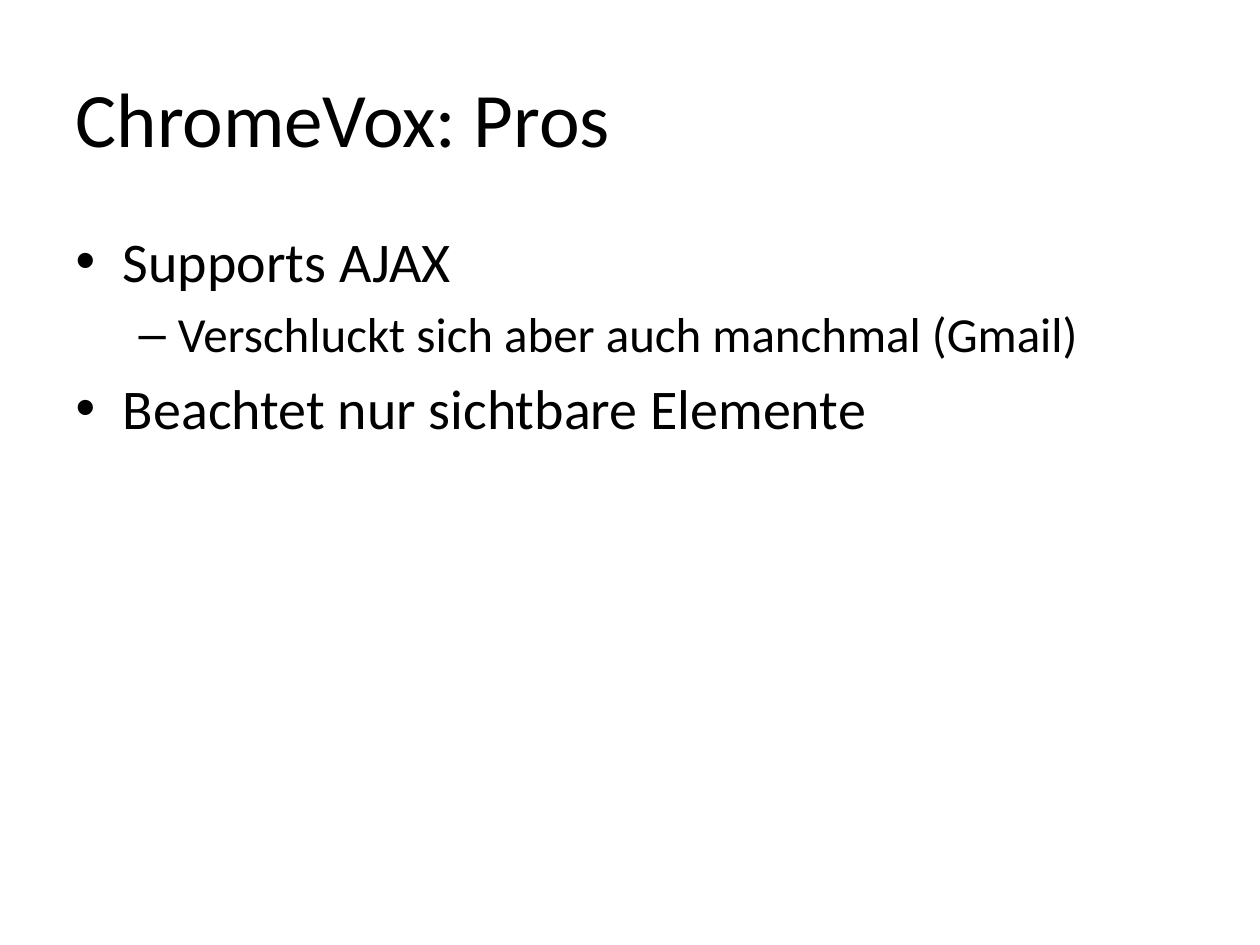
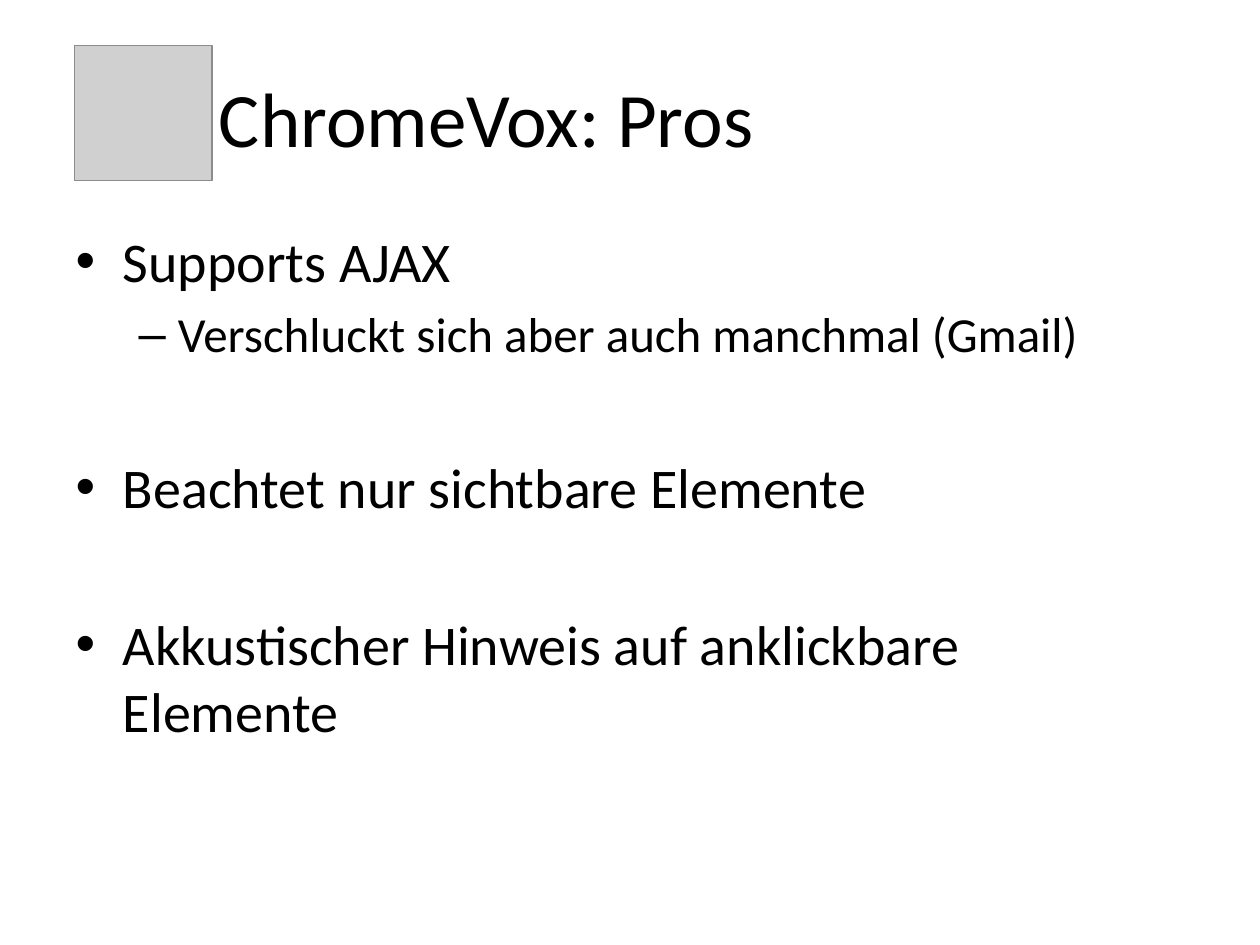
Before and after one commit to Capoot/hci, a slide deck: slide 9 of screenreader.pptx (slide 10 before the commit). Drawn at 1260x945 pixels with LibreOffice and Linux fonts; fonts in the diff are those of the drawing; grey boxes stand for pictures. Boxes give left, top, right and bottom in pixels: in the first picture for what was removed or moved away, otherwise in the second. Text is boxed around its words. In the diff, an @@ line names an element or a change of style, - is before the commit and + after.

```diff
--- a/screenreader.pptx
+++ b/screenreader.pptx
@@ title "ChromeVox: Pros": place and size @@
-title "ChromeVox: Pros" at [76, 93, 610, 148]
+title "ChromeVox: Pros" at [219, 93, 753, 148]
@@ picture added at [74, 45, 212, 180] @@
@@ text at [123, 626, 959, 733]: paragraph added @@
+• Akkustischer Hinweis auf anklickbare Elemente
```
Also in this commit, not shown: 2 other slides changed, 3 slides added.
